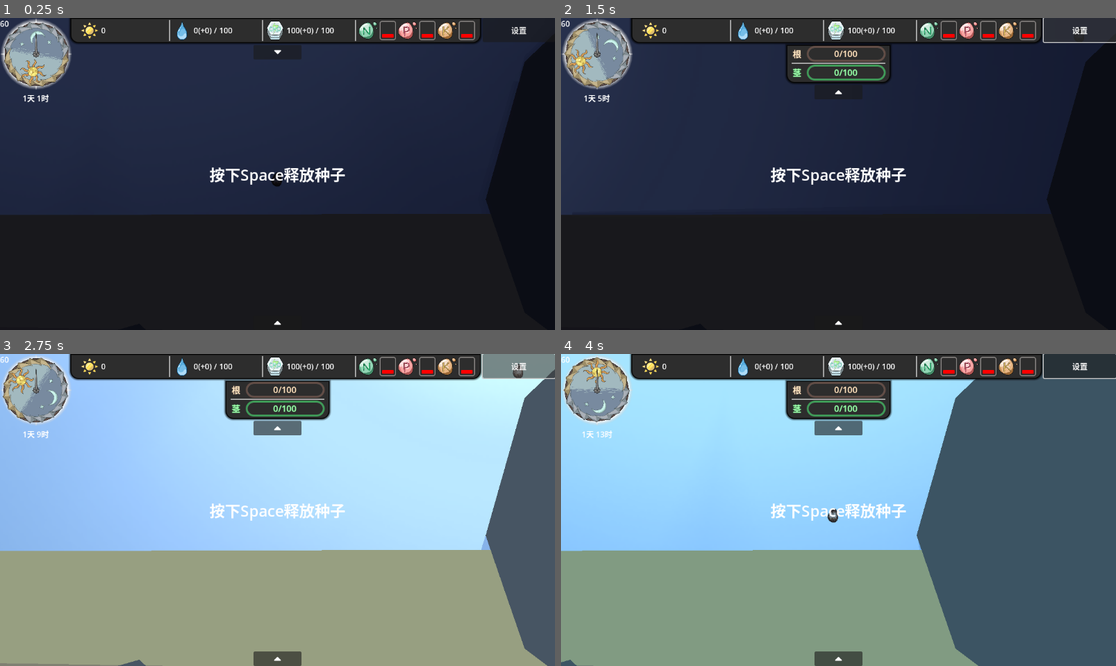
Above: before the commit, frames 1-4 (two rows, left to right).
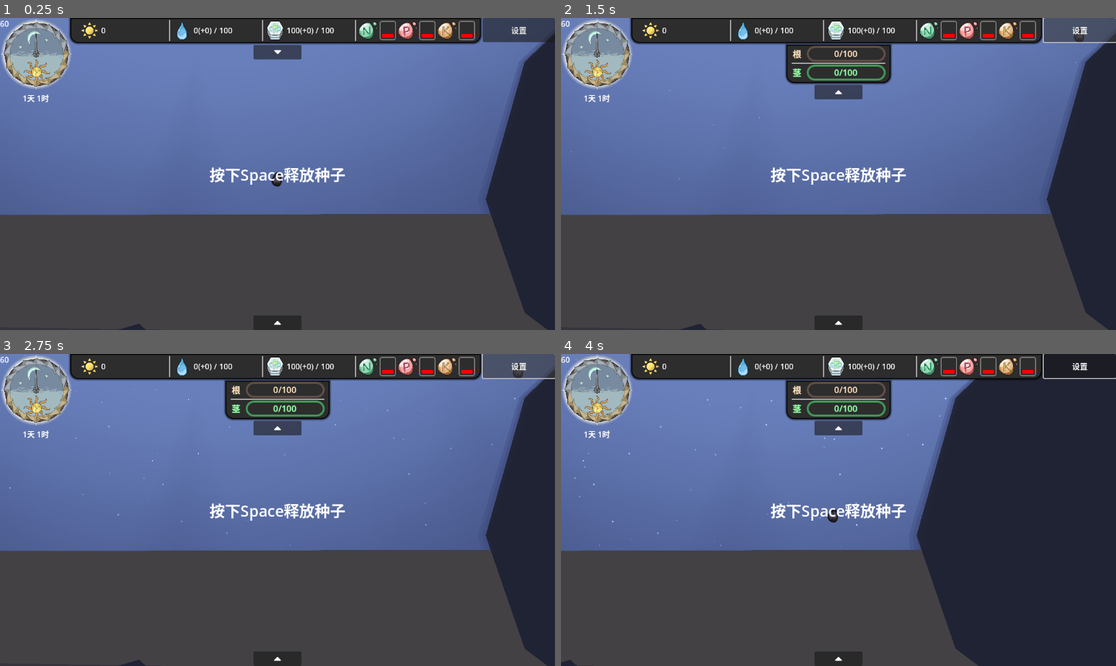
Above: after the commit, the same moments.

Repository: DeanNevan/RootsOfLife
Game: Godot game, scene res://src/main/MainGame/MainGame.tscn
The game is run twice, just before and just after one commit, with the same random seed, the same clock (stepped at 60 frames per second) and the same inputs. The engine's default icon, where the game draws it, is replaced by a stand-in: a white triangle on a blue panel in a dark square.
Inputs (mouse positions are in pixels of both pictures, inside the frame that each line leads up to):
- Up to frame 1 (0.25 s): no input
- Up to frame 2 (1.5 s): click (838, 52) at 0.5 s; click "设置" at 1.25 s
- Up to frame 3 (2.75 s): tap Enter at 2 s; drag from (277, 510) to (516, 366) at 2.02 s
- Up to frame 4 (4 s): drag from (838, 510) to (1077, 366) at 2.77 s; move the mouse to (838, 510) at 3.52 s; hold D (view_right) from 3.53 s (still down); tap R at 3.6 s; click (838, 510) at 3.67 s

The runs differ from the first frame. In frame 1, 92% of the frame differs, in the area x 0-100%, y 0-100%; in frame 2, 90%; in frame 3, 91%; in frame 4, 90%.

Commit message:
star

Diff:
--- /dev/null
+++ b/assets/shader/star.tres
@@ -0,0 +1,18 @@
+[gd_resource type="ShaderMaterial" load_steps=2 format=3 uid="uid://cuv7k53h3ypdo"]
+
+[sub_resource type="Shader" id="Shader_g6usg"]
+code = "// NOTE: Shader automatically converted from Godot Engine 4.0.beta17's CanvasItemMaterial.
+
+shader_type canvas_item;
+render_mode blend_add,unshaded,skip_vertex_transform;
+
+uniform vec2 camera_zoom = vec2(1.0);
+
+void vertex() {
+	VERTEX /= camera_zoom * 4.0;
+	VERTEX = (MODEL_MATRIX * vec4(VERTEX, 0.0, 1.0)).xy;
+}"
+
+[resource]
+shader = SubResource("Shader_g6usg")
+shader_parameter/camera_zoom = Vector2(1, 1)
--- a/src/main/MainGame/MainGameBG/MainGameBG.tscn
+++ b/src/main/MainGame/MainGameBG/MainGameBG.tscn
@@ -8,6 +8,7 @@
 [ext_resource type="Script" path="res://src/main/MainGame/MainGameBG/Stars.gd" id="5_5vdvh"]
 [ext_resource type="Script" path="res://src/main/MainGame/MainGameBG/Clouds.gd" id="6_0odt2"]
 [ext_resource type="Texture2D" uid="uid://br3mxukoo221l" path="res://assets/art/star_04.png" id="7_hdbu6"]
+[ext_resource type="Material" uid="uid://cuv7k53h3ypdo" path="res://assets/shader/star.tres" id="8_h0t6i"]
 [ext_resource type="Texture2D" uid="uid://xtgpoy88bmfm" path="res://assets/art/star_02.png" id="8_yhpmc"]
 
 [sub_resource type="PhysicalSkyMaterial" id="PhysicalSkyMaterial_e6l2p"]
@@ -20,8 +21,8 @@
 sky = SubResource("Sky_6cu4f")
 
 [sub_resource type="Gradient" id="Gradient_nr54s"]
-offsets = PackedFloat32Array(0, 0.207317, 0.256098, 0.481707, 0.737805, 0.780488, 1)
-colors = PackedColorArray(0.109868, 0.127616, 0.207827, 1, 0.109868, 0.127616, 0.207827, 1, 0.760784, 0.843137, 0.952941, 1, 0.573996, 0.808484, 0.965682, 1, 0.760784, 0.843137, 0.952941, 1, 0.109868, 0.127616, 0.207827, 1, 0.109868, 0.127616, 0.207827, 1)
+offsets = PackedFloat32Array(0, 0.163636, 0.240909, 0.336364, 0.509091, 0.672727, 0.763636, 0.872727, 1)
+colors = PackedColorArray(0.305882, 0.341176, 0.501961, 1, 0.305882, 0.341176, 0.501961, 1, 0.615923, 0.529355, 0.364829, 1, 0.705882, 0.862745, 0.941176, 1, 0.93096, 0.940396, 0.945119, 1, 0.705882, 0.862745, 0.941176, 1, 0.625847, 0.442629, 0.334896, 1, 0.305882, 0.341176, 0.501961, 1, 0.305882, 0.341176, 0.501961, 1)
 
 [sub_resource type="Gradient" id="Gradient_drxjo"]
 offsets = PackedFloat32Array(0, 0.176829, 0.237805, 0.737805, 0.786585, 1)
@@ -34,10 +35,6 @@
 [sub_resource type="Gradient" id="Gradient_s2dei"]
 offsets = PackedFloat32Array(0, 0.0731707, 0.231707, 0.743902, 0.908537, 1)
 colors = PackedColorArray(1, 1, 1, 1, 1, 1, 1, 1, 1, 1, 1, 0, 1, 1, 1, 0, 1, 1, 1, 1, 1, 1, 1, 1)
-
-[sub_resource type="CanvasItemMaterial" id="CanvasItemMaterial_8yry1"]
-blend_mode = 1
-light_mode = 1
 
 [sub_resource type="Curve" id="Curve_oitmn"]
 _data = [Vector2(0, 0.281818), 0.0, 1.06597, 0, 0, Vector2(0.625731, 1), 0.0, 0.0, 0, 0, Vector2(1, 0.709091), 0.0, 0.0, 0, 0]
@@ -74,6 +71,7 @@
 gradient = SubResource("Gradient_rg4ig")
 
 [node name="Clouds" type="Node2D" parent="."]
+visible = false
 script = ExtResource("6_0odt2")
 
 [node name="Stars" type="Node2D" parent="."]
@@ -81,8 +79,7 @@
 gradient = SubResource("Gradient_s2dei")
 
 [node name="ParticlesStar1" type="CPUParticles2D" parent="Stars"]
-material = SubResource("CanvasItemMaterial_8yry1")
-amount = 32
+material = ExtResource("8_h0t6i")
 lifetime = 10.0
 texture = ExtResource("7_hdbu6")
 emission_shape = 3
@@ -95,8 +92,8 @@
 color_ramp = SubResource("Gradient_r17eh")
 
 [node name="ParticlesStar2" type="CPUParticles2D" parent="Stars"]
-material = SubResource("CanvasItemMaterial_8yry1")
-amount = 32
+material = ExtResource("8_h0t6i")
+amount = 320
 lifetime = 10.0
 texture = ExtResource("8_yhpmc")
 emission_shape = 3
--- a/src/main/MainGame/MainGameBG/Moon.tscn
+++ b/src/main/MainGame/MainGameBG/Moon.tscn
@@ -7,7 +7,7 @@
 script = ExtResource("1_voddl")
 
 [node name="Light" type="PointLight2D" parent="."]
-energy = 0.15
+energy = 0.5
 shadow_enabled = true
 shadow_filter = 1
 shadow_filter_smooth = 1.0
--- a/src/main/MainGame/MainGameBG/Stars.gd
+++ b/src/main/MainGame/MainGameBG/Stars.gd
@@ -13,9 +13,14 @@
 func _process(_delta):
 	modulate = gradient.sample(GameTime.get_percent_in_day())
 
+	var camera : Camera2D = get_viewport().get_camera_2d()
+	if is_instance_valid(camera):
+#		var new_amount = int(100.0 / camera.zoom.x / camera.zoom.y)
+#		if new_amount != $ParticlesStar1.amount:
+#			$ParticlesStar1.amount = new_amount
+		$ParticlesStar1.material.set_shader_parameter("camera_zoom", camera.zoom)
+
 func _on_viewport_size_changed():
 	var size : Vector2 = get_viewport_rect().size
 	$ParticlesStar1.emission_rect_extents = size / 2
-	$ParticlesStar1.position = size / 2
 	$ParticlesStar2.emission_rect_extents = size / 2
-	$ParticlesStar2.position = size / 2
--- a/src/main/autoload/GameTime.gd
+++ b/src/main/autoload/GameTime.gd
@@ -9,7 +9,7 @@
 var timestamp := 0
 
 func _physics_process(_delta):
-	timestamp += 1
+	timestamp += 0
 
 func reset():
 	timestamp = 0
